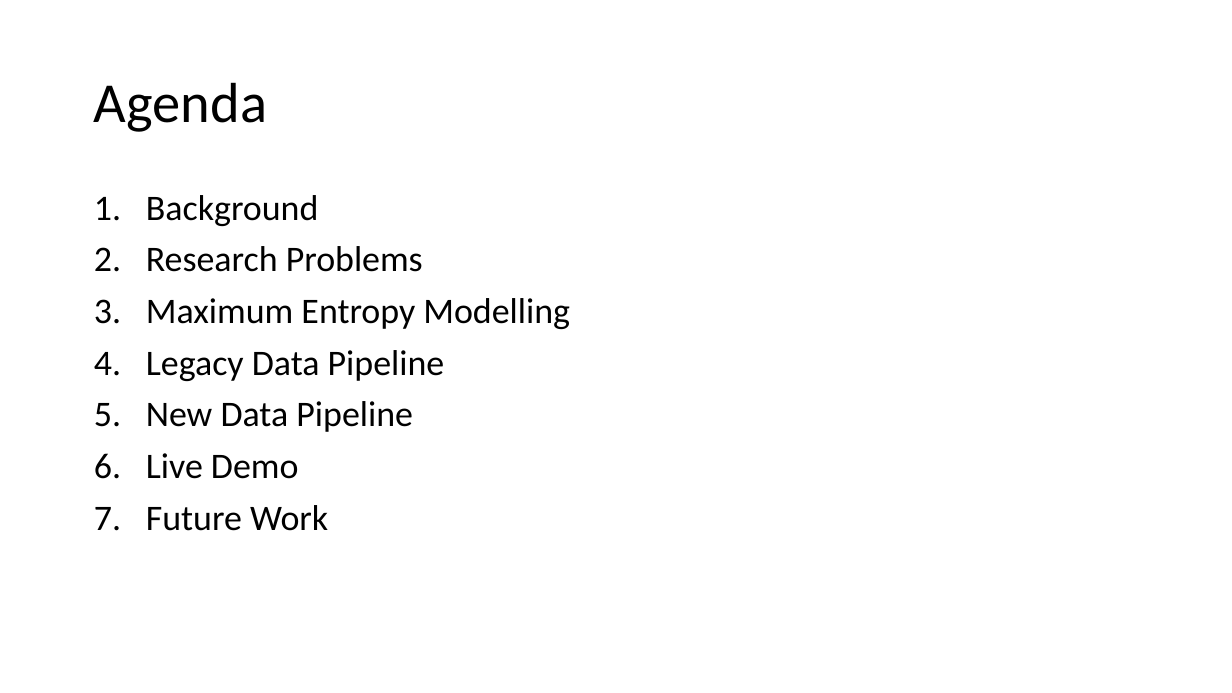
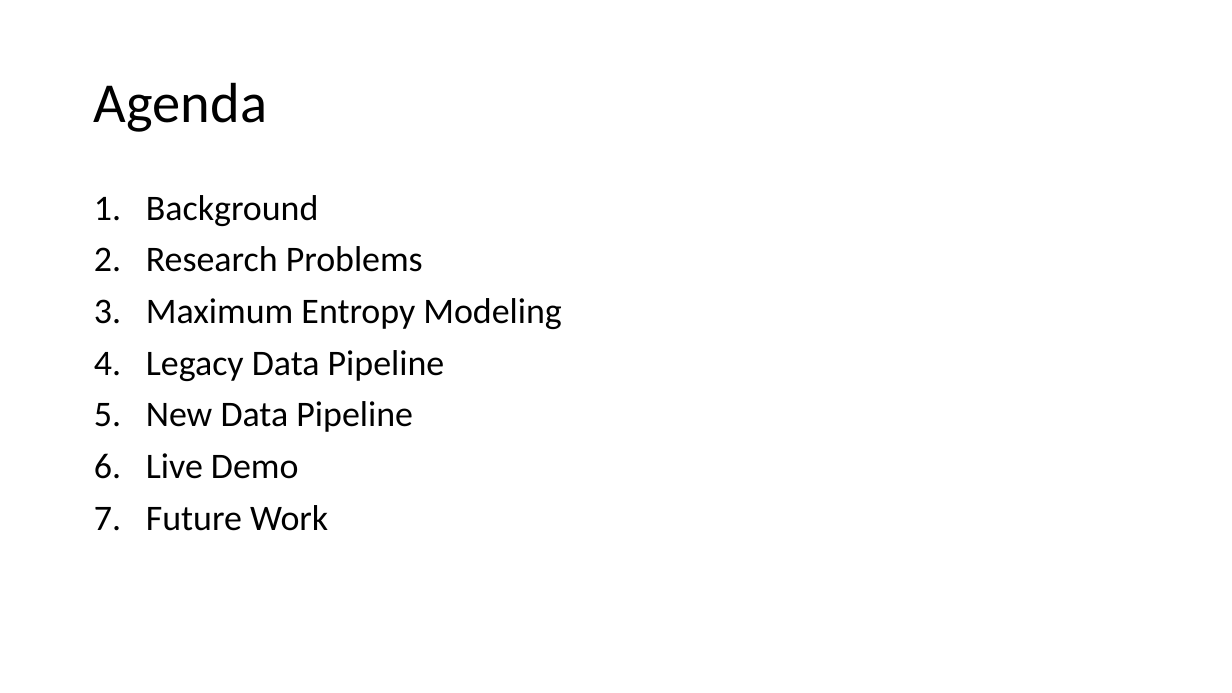
Before and after one commit to lonnieljyu/npmap-species, a slide deck: slide 2 of presentation/species_mapper_presentation.pptx. Drawn at 1232x693 pixels with LibreOffice and Linux fonts; fonts in the diff are those of the drawing. Boxes give left, top, right and bottom in pixels: in the first picture for what was removed or moved away, otherwise in the second. Text is boxed around its words. In the diff, an @@ line names an element or a change of style, - is before the commit and + after.

```diff
--- a/presentation/species_mapper_presentation.pptx
+++ b/presentation/species_mapper_presentation.pptx
@@ text at <box>146,298,561,329</box>: text changed @@
-3. Maximum Entropy Modelling
+3. Maximum Entropy Modeling
```
Also in this commit, not shown: 2 other slides changed, 1 other file.
